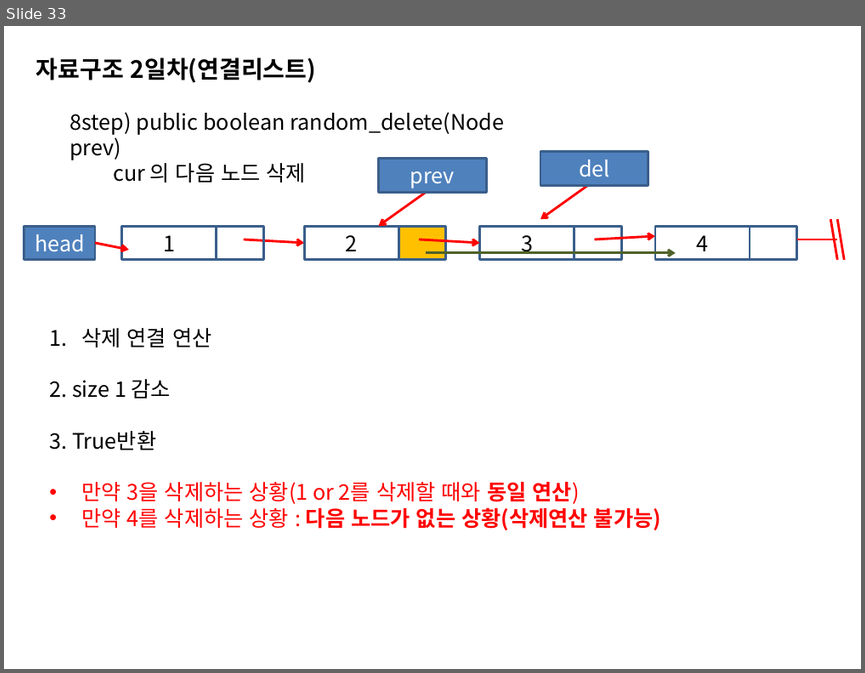
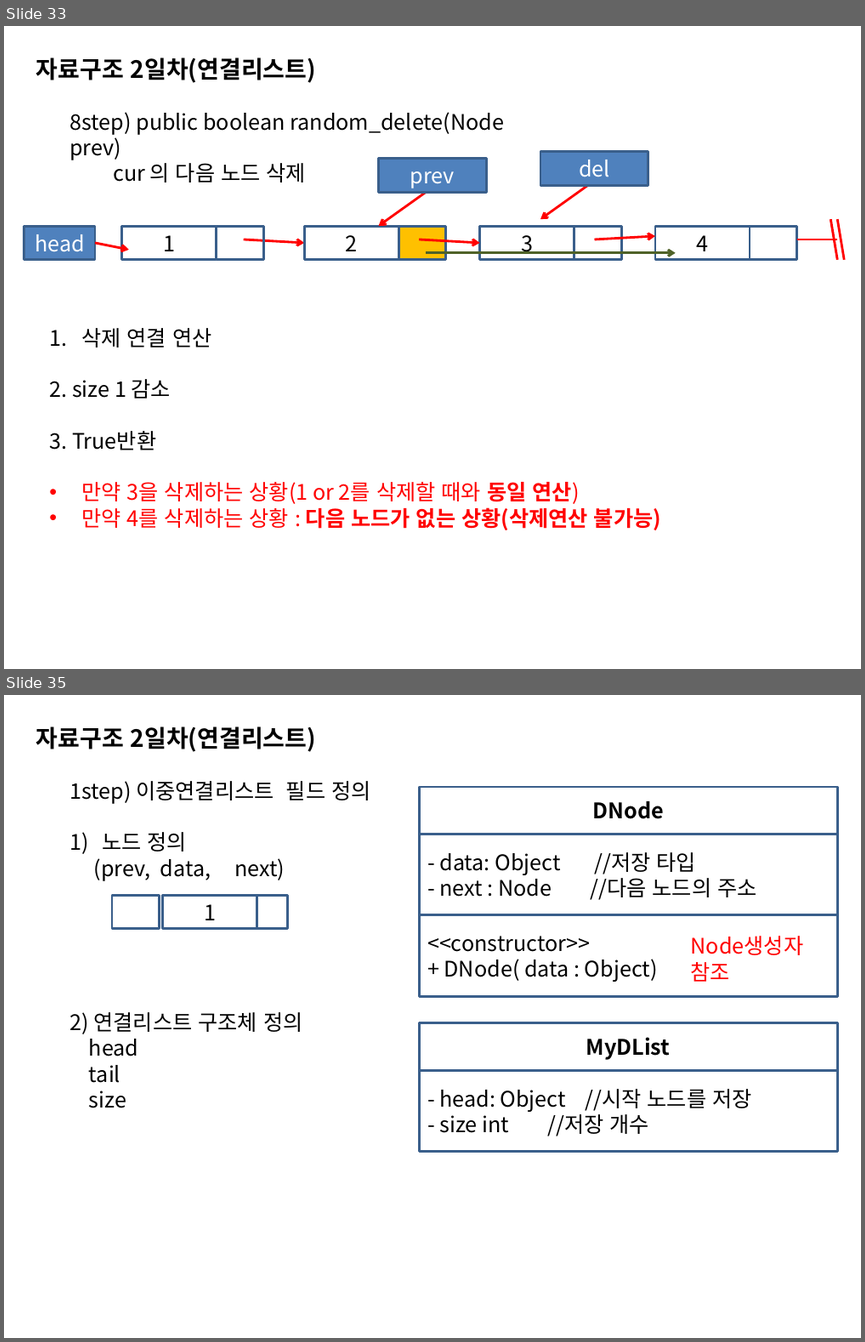
Before and after one commit to sing2song/TILDS, a slide deck: Java자료구조2.pptx. Shown one above the other, each under a label of ours: slide 33 before the commit, slides 33 and 35 after it; the slides between them are not shown. The pictures are 865x673 and 865x1342 pixels, drawn with LibreOffice and Linux fonts; fonts in the diff are those of the drawing. Boxes give left, top, right and bottom in pixels: in the first picture for what was removed or moved away, otherwise in the second. Text is boxed around its words. In the diff, an @@ line names an element or a change of style, - is before the commit and + after.

```diff
--- a/Java자료구조2.pptx
+++ b/Java자료구조2.pptx
@@ slide 35 added at (4,695,861,1338), background #FFFFFF @@
@@ text added at (36,726,316,752), 20 pt, text #000000, bold @@
+자료구조 2일차(연결리스트)
@@ text added at (69,781,370,1108), 18 pt, text #000000 @@
+1step) 이중연결리스트 필드 정의
+1) 노드 정의
+(prev, data, next)
+2) 연결리스트 구조체 정의
+head
+tail
+size
@@ rectangle added at (419,787,837,834), fill #FFFFFF, outline #3A5F8C 2 pt, 18 pt, text #000000, bold @@
+DNode
@@ rectangle added at (419,834,837,914), fill #FFFFFF, outline #3A5F8C 2 pt, 18 pt, text #000000 @@
+- data: Object //저장 타입
+- next : Node //다음 노드의 주소
@@ rectangle added at (112,895,159,928), outline #3A5F8C 2 pt @@
@@ rectangle added at (162,895,256,928), outline #3A5F8C 2 pt, 18 pt, text #000000 @@
+1
@@ rectangle added at (256,895,287,928), outline #3A5F8C 2 pt @@
@@ rectangle added at (419,915,837,996), fill #FFFFFF, outline #3A5F8C 2 pt, 18 pt, text #000000 @@
+<<constructor>>
++ DNode( data : Object)
@@ text added at (691,936,804,981), 18 pt, text #FF0000 @@
+Node생성자
+참조
@@ rectangle added at (419,1023,837,1071), fill #FFFFFF, outline #3A5F8C 2 pt, 18 pt, text #000000, bold @@
+MyDList
@@ rectangle added at (419,1071,837,1151), fill #FFFFFF, outline #3A5F8C 2 pt, 18 pt, text #000000 @@
+- head: Object //시작 노드를 저장
+- size int //저장 개수
```
Also in this commit, not shown: 14 other slides added, 8 other files.
